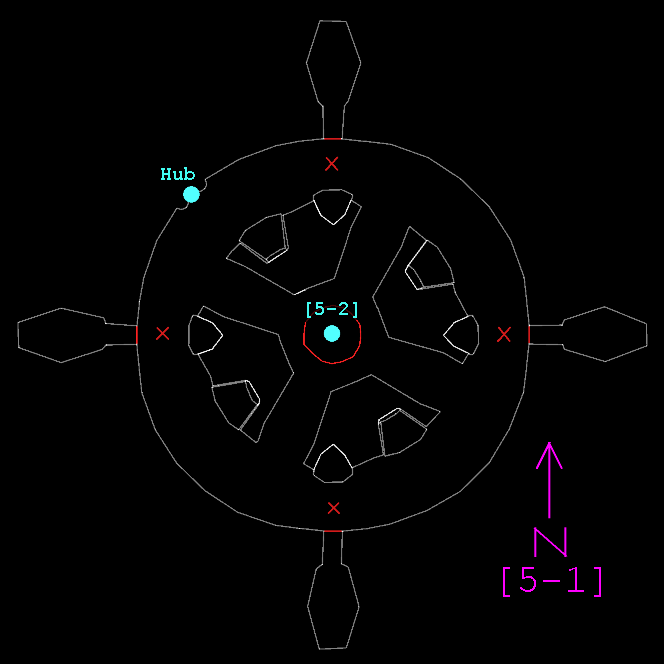
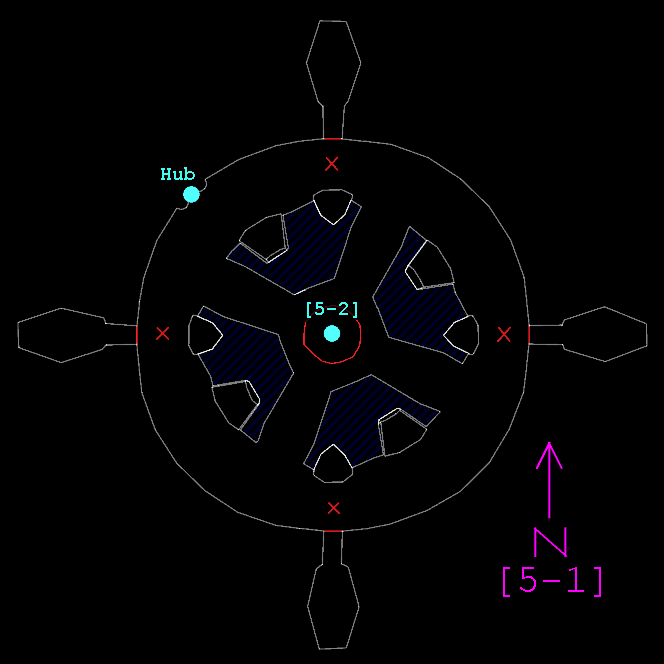
Comparing the layer stacks of the two (664, 664) images. Changes:
added layer "armpit" (20%) above "Pasted Layer" over (199, 202, 466, 467)
